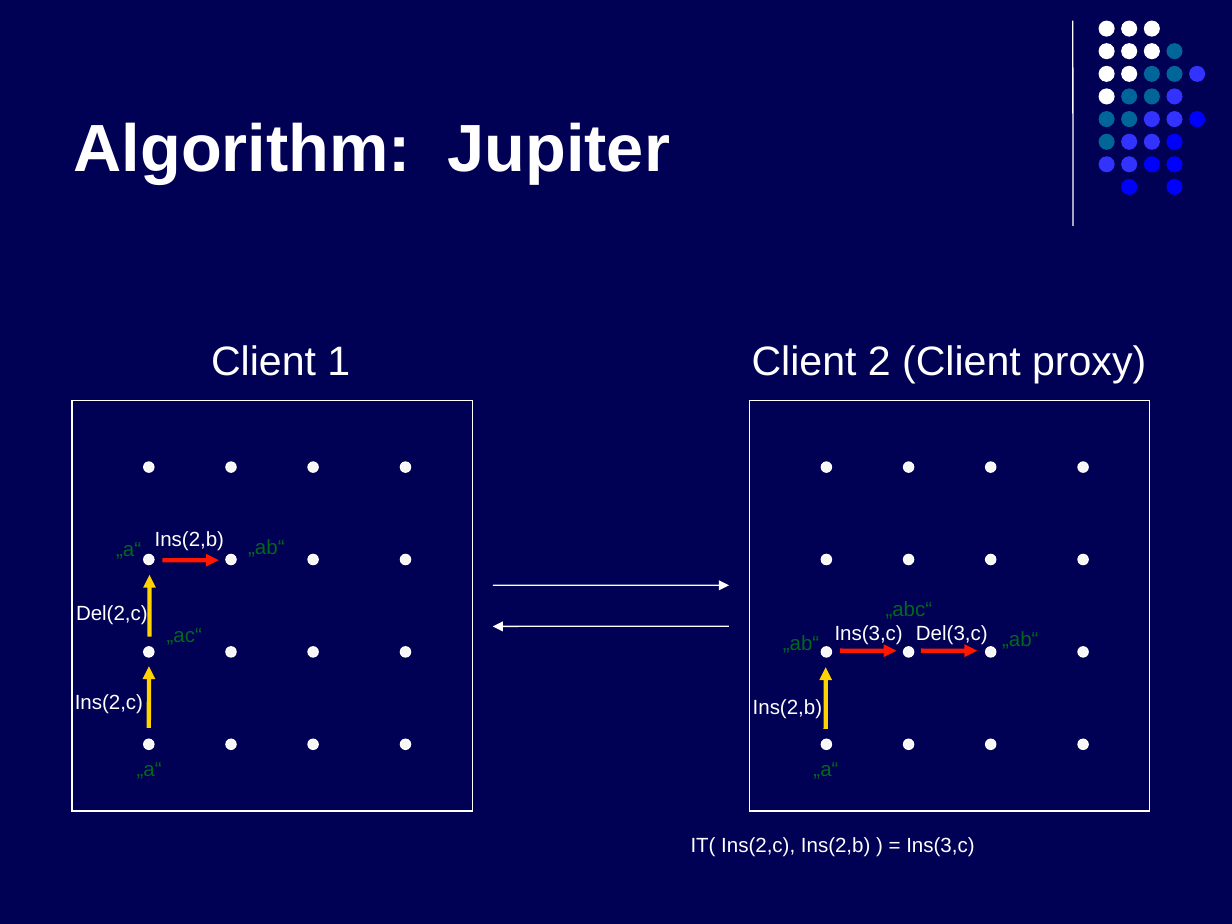
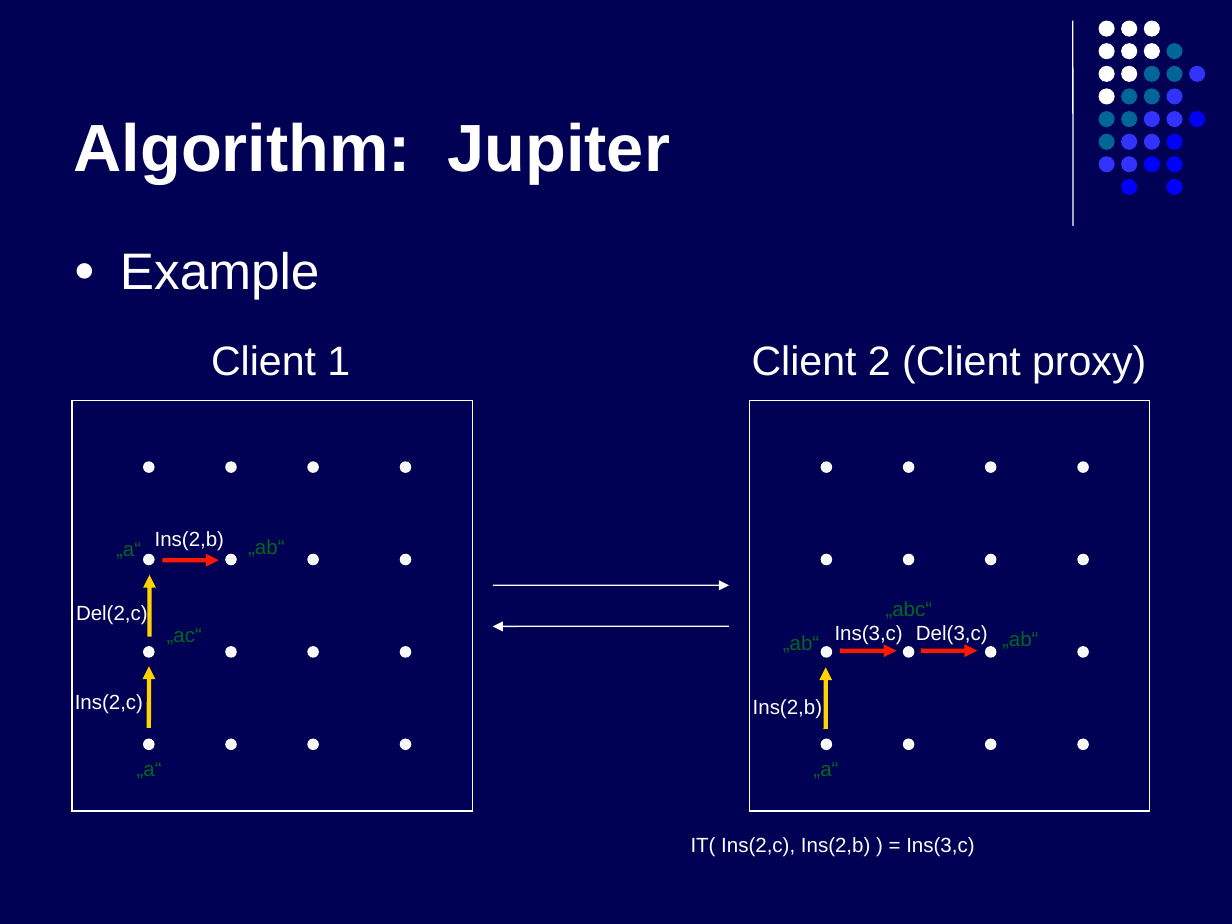
Before and after one commit to kyanha/ace, a slide deck: slide 16 of ace/trunk/doc/presentation/presentation.ppt. Drawn at 1232x924 pixels with LibreOffice and Linux fonts; fonts in the diff are those of the drawing. Boxes give left, top, right and bottom in pixels: in the first picture for what was removed or moved away, otherwise in the second. Text is boxed around its words. In the diff, an @@ line names an element or a change of style, - is before the commit and + after.

```diff
--- a/ace/trunk/doc/presentation/presentation.ppt
+++ b/ace/trunk/doc/presentation/presentation.ppt
@@ text added at (120, 251, 320, 299), 30 pt, text #FFFFFF @@
+● Example
```
Also in this commit, not shown: 5 other slides changed.
